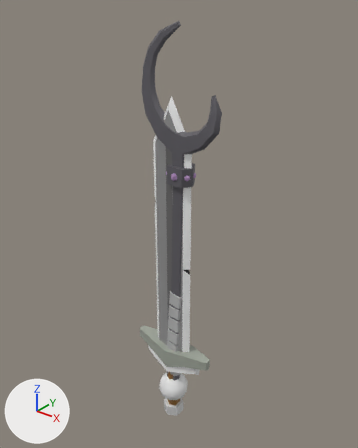
The Blender file Assets/Modelos 3D/Armas.blend, before and after one commit.
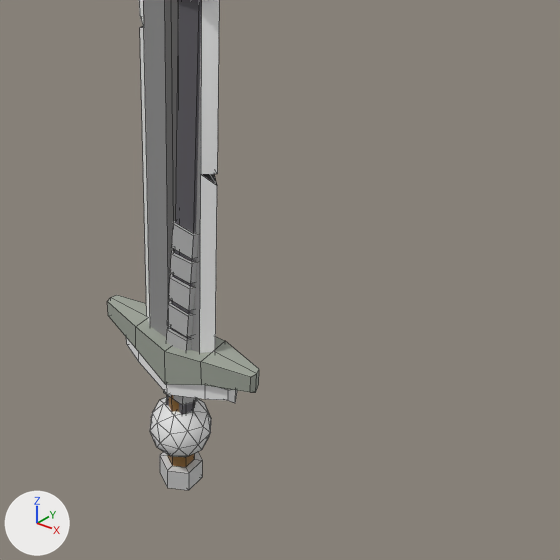
Old and new are each drawn whole from a camera (50 mm lens) standing at (0.772, -0.937, 1.164) and looking at (-0.006, 0.036, 0.562) and again close up on the part from 25% to 97% of the width and 42% to 100% of the height. Every picture has the same lights, and +X, +Y and +Z are marked at lower left. The close-ups show mesh edges as thin lines.

Names of what the first close-up shows: 'Baston', 'BolaBaston', 'Espada'.
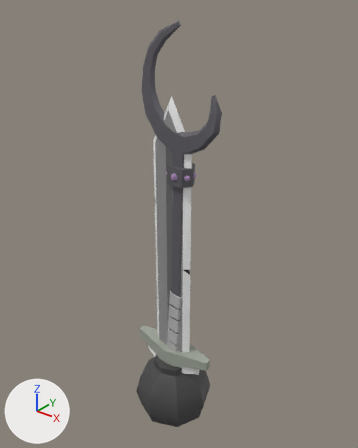
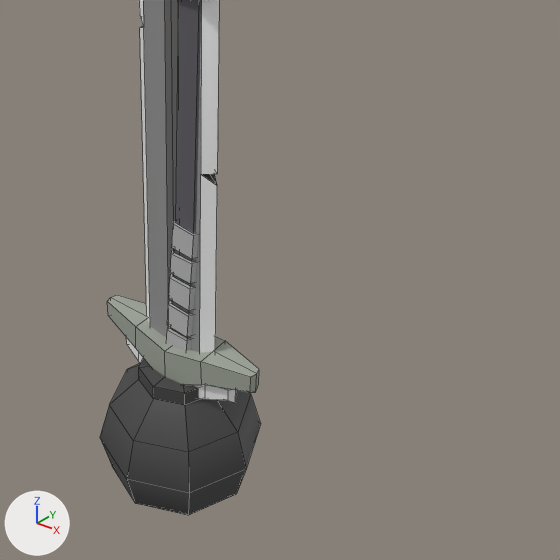
What changed in the scene script:
```text
Change me_cube_002:
    where me_cube_002.from_pydata(...)  # 42 vertices, 80 faces; spans x -0.0449..0.0449, y -0.0473..0.0473, z -0.0473..0.0473
    remove me_cube_002.materials.append(mat_material_002)  # white #e7e7e7
    add me_cube_002.materials.append(mat_material_001)
Add me_sphere:
    me_sphere.from_pydata(...)  # 91 vertices, 96 faces; spans x -0.12..0.12, y -0.12..0.12, z -0.115..0.201
    me_sphere.polygons.foreach_set('use_smooth', [True] * 96)
    me_sphere.materials.append(mat_material_001)
Add ob_sphere:
    ob_sphere = bpy.data.objects.new('Sphere', me_sphere)
    ob_sphere.location = (0.0, 0.0, 0.0)
```

Pixel boxes (x1, y1, x2, y2) of what changed, in the close-ups (560 x 560 px):
'Sphere', added
    after: (100, 358, 260, 515)
'BolaBaston', recoloured
    both: (150, 397, 211, 457)
